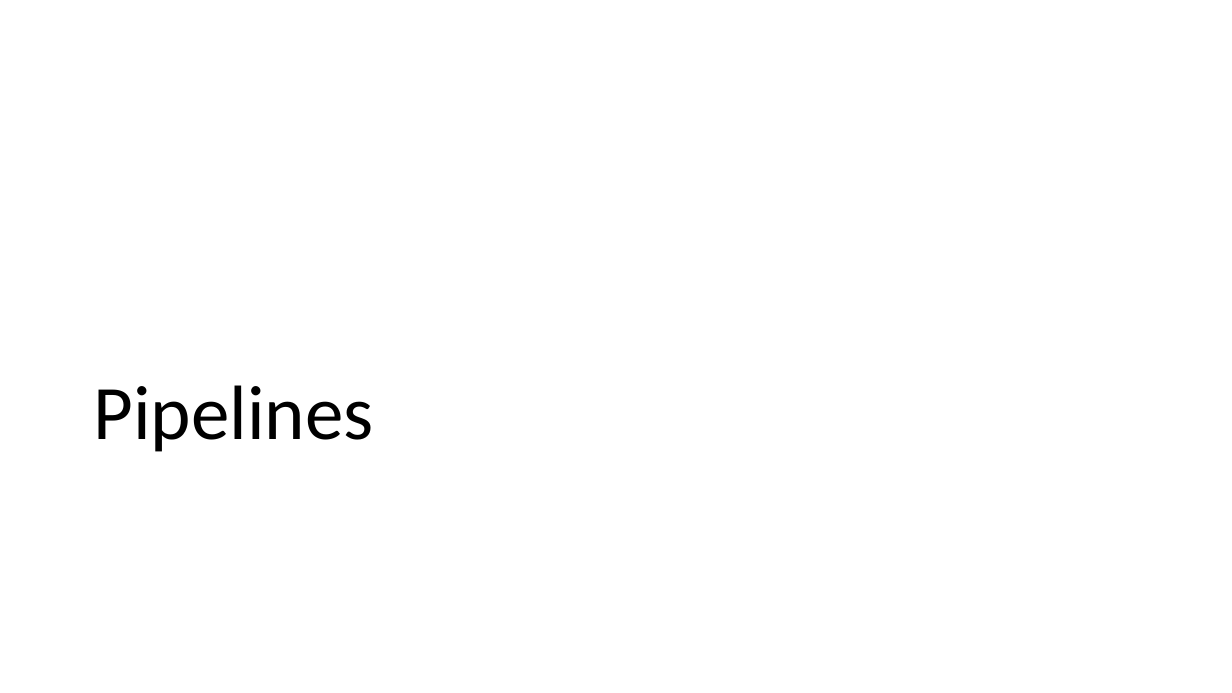
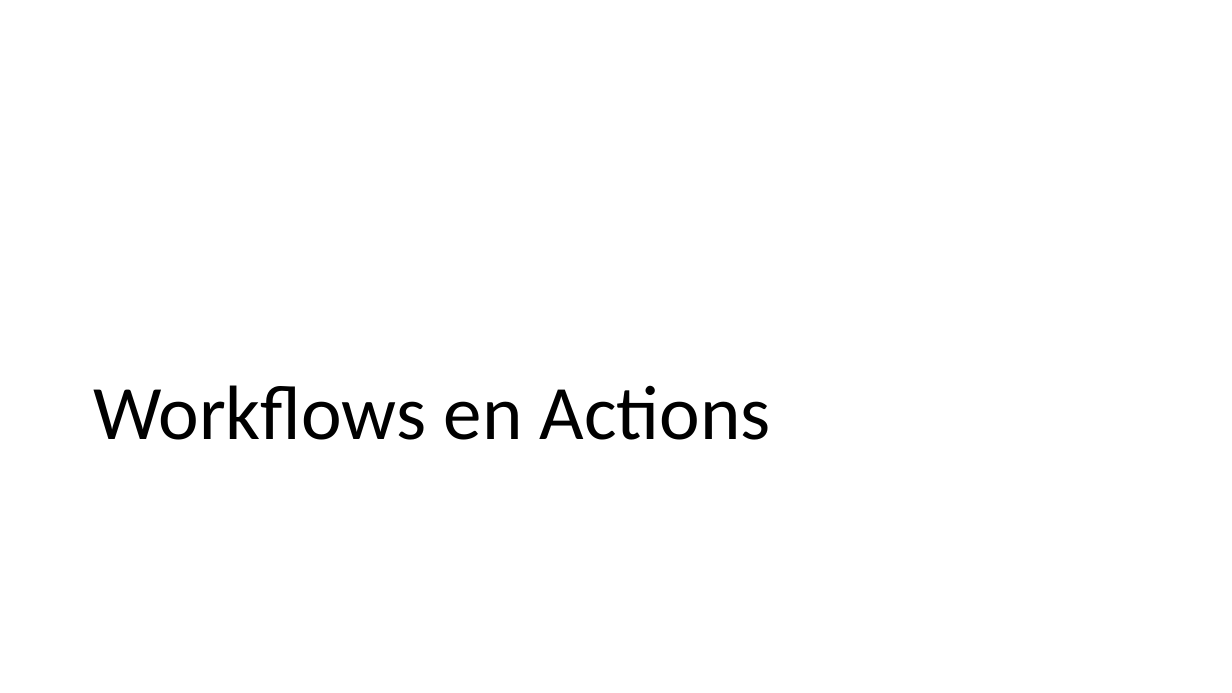
Before and after one commit to LFKoning/knowledge-sharing, a slide deck: slide 33 of git_course/2_collaboration/git_collaboration.pptx. Drawn at 1232x693 pixels with LibreOffice and Linux fonts; fonts in the diff are those of the drawing. Boxes give left, top, right and bottom in pixels: in the first picture for what was removed or moved away, otherwise in the second. Text is boxed around its words. In the diff, an @@ line names an element or a change of style, - is before the commit and + after.

```diff
--- a/git_course/2_collaboration/git_collaboration.pptx
+++ b/git_course/2_collaboration/git_collaboration.pptx
@@ title at (x1=93, y1=385, x2=771, y2=440): text changed @@
-Pipelines
+Workflows en Actions
```
Also in this commit, not shown: 3 other slides changed.
